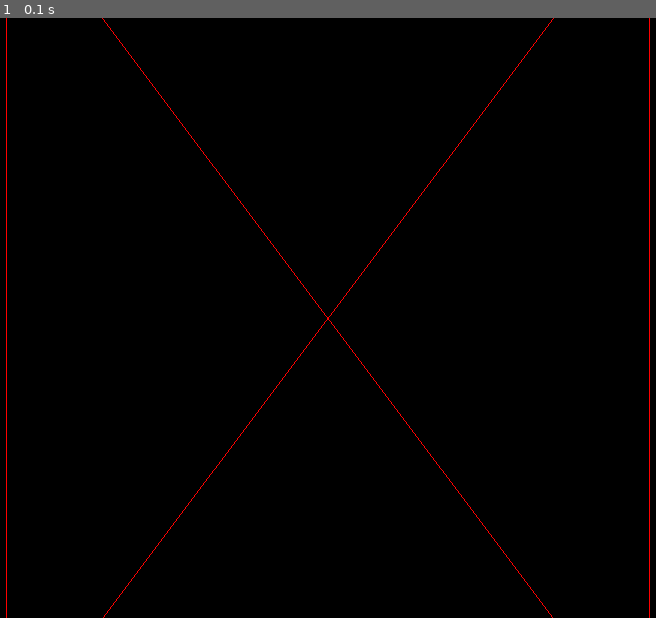
Above: before the commit, frame 1.
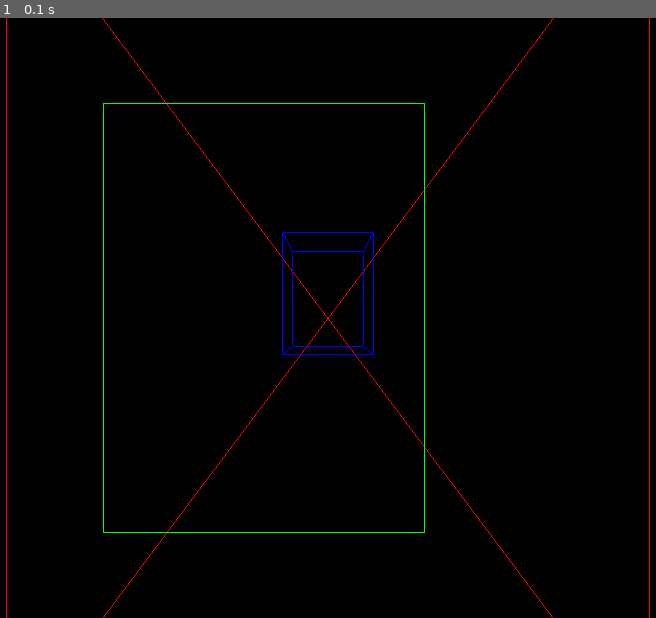
Above: after the commit, the same moment.

Repository: lyze/pygame-3d-wireframes
Game: pygame game, started from main.py
Two runs of this game, one before a commit and one after it. Both use one fixed random seed, a clock stepped at 60 frames per second and the inputs below. The source is Python 2; it was converted automatically to run under Python 3.
Inputs:
- Up to frame 1 (0.1 s): no input

The runs differ from the first frame. In frame 1, 0.6% of the frame differs, in the area x 15-65%, y 14-86%.

Commit message:
Snapshot

Diff:
--- a/game.py
+++ b/game.py
@@ -12,7 +12,10 @@
     def __init__(self, view):
         self.view = view
         view.add_object(Cube(np.array([0, 0, 0]), width=10, color=0xFF0000))
-        # view.add_object(Cube(np.array([100, 500, 10]), width=50, color=0xFFFFFF))
+        # view.add_object(Cube(np.array([0, 0, -200]), width=50, color=0xFFFFFF))
+        view.add_object(Cube(np.array([0, 10, 200]), width=50, color=0x0000FF))
+        view.add_object(Cube(np.array([10, 0, 25]), width=50, color=0x00FF00))
+
 
 
     def tick(self):
--- a/three_d/mathutil.py
+++ b/three_d/mathutil.py
@@ -9,7 +9,7 @@
 def rad_to_deg(rad):
     return 180 / math.pi * rad
 
-def normalize_projection_coords(matrix):
+def perspective_division(matrix):
     for vec in matrix:
         vec[0, 0] /= vec[0, 3]
         vec[0, 1] /= vec[0, 3]
--- a/three_d/viewport.py
+++ b/three_d/viewport.py
@@ -4,8 +4,9 @@
 import math
 import numpy as np
 import pygame
+import sys
 
-from three_d.mathutil import deg_to_rad, normalize_projection_coords
+from three_d.mathutil import deg_to_rad, perspective_division
 from three_d.primitives.node import Node
 
 
@@ -43,27 +44,49 @@
     def repaint(self):
         self.surface.fill(self.background_color)
         for obj in self.objects:
-            homo_ends = []
-            homo_starts = []
-            colors = []
-            for edge in obj.edges:
-                homo_starts.append(np.append(edge.start + obj.position, 1.0))
-                homo_ends.append(np.append(edge.end + obj.position, 1.0))
-                colors.append(edge.color)
+            homo_starts, homo_ends = \
+                Viewport.get_homogeneous_endpoints(obj.position, obj.edges)
+
+            if not homo_starts or not homo_ends:
+                continue
+
             proj_starts = np.matrix(homo_starts) * self.projection_matrix.T
             proj_ends = np.matrix(homo_ends) * self.projection_matrix.T
-            normalize_projection_coords(proj_starts)
-            normalize_projection_coords(proj_ends)
 
-            self.to_view_coords(proj_starts)
-            self.to_view_coords(proj_ends)
+            colors = (edge.color for edge in obj.edges)
+
+            perspective_division(proj_starts)
+            perspective_division(proj_ends)
+
+            proj_starts = self.to_view_coords(proj_starts)
+            proj_ends = self.to_view_coords(proj_ends)
             print proj_starts
             for start, end, color in zip(proj_starts, proj_ends, colors):
                 start = (start[0, 0], start[0, 1])
                 end = (end[0, 0], end[0, 1])
+                print end
                 pygame.draw.line(self.surface, color, start, end, 1)
+
+    @staticmethod
+    def get_homogeneous_endpoints(position, edges):
+        homo_ends = []
+        homo_starts = []
+        for edge in edges:
+            # exclude edges that are behind the camera
+            if (position + edge.start)[2] < 0 \
+               and (position + edge.end)[2] < 0:
+                continue
+            if (position + edge.start)[2] == 0 \
+               or (position + edge.end)[2] == 0:
+                continue
+            homo_starts.append(np.append(edge.start + position, 1.0))
+            homo_ends.append(np.append(edge.end + position, 1.0))
+        return homo_ends, homo_starts
 
     def to_view_coords(self, proj_mat):
         proj_mat *= self.height / 2
+        proj_mat[:, 0] += self.width / 2
         proj_mat[:, 1] += self.height / 2
-        proj_mat[:, 0] += self.width / 2
+        # proj_mat[:, 0] = np.clip(proj_mat[:, 0], 0, self.width)
+        # proj_mat[:, 1] = np.clip(proj_mat[:, 1], 0, self.height)
+        return proj_mat
